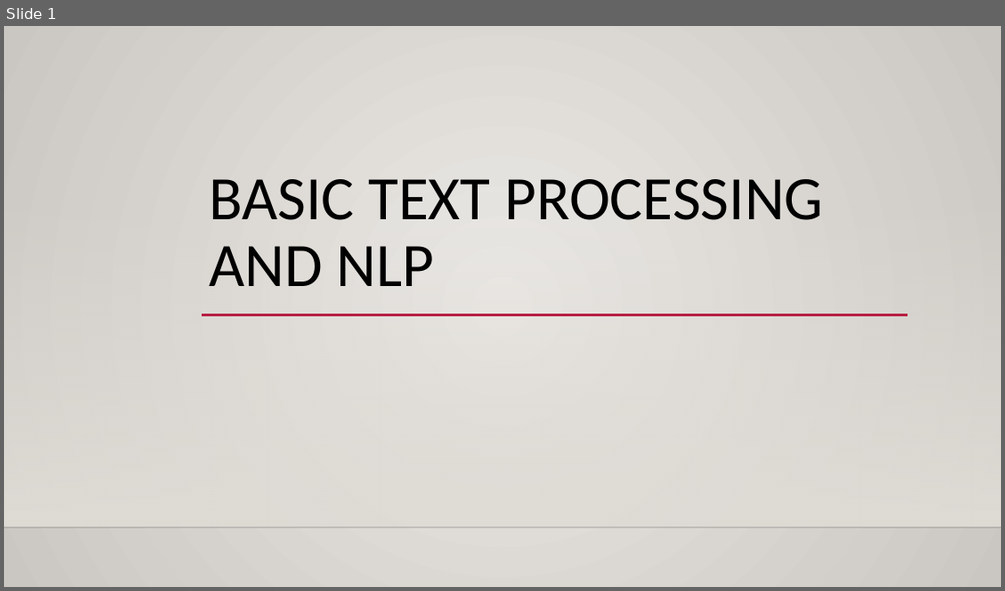
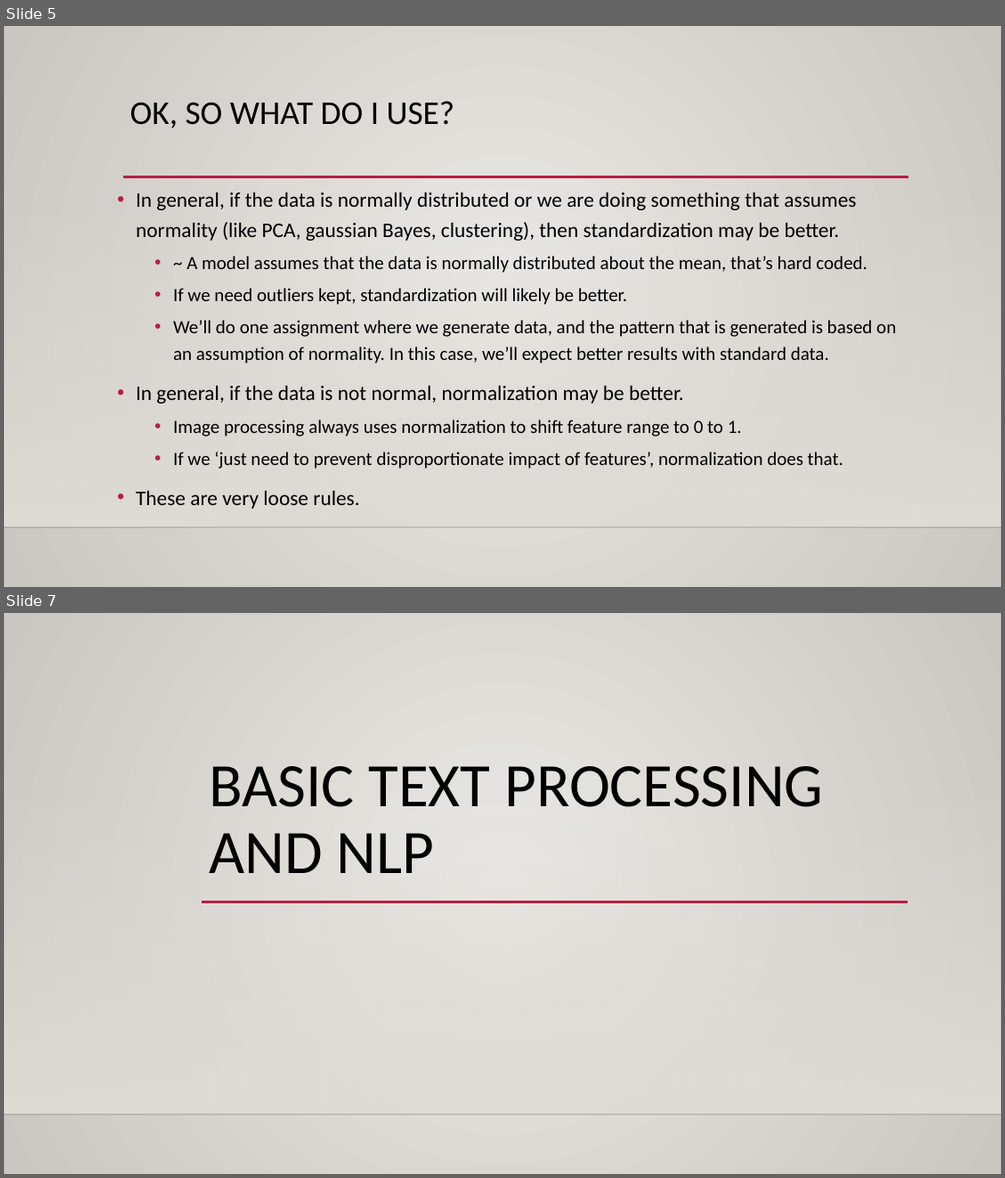
Before and after one commit to glennybarnes/Intro_to_Machine_Learning_Students, a slide deck: reference_content/Slides/NLP_Basics.pptx. Shown one above the other, each under a label of ours: slide 1 before the commit, slides 5 and 7 after it; the slides between them are not shown. The pictures are 1005x591 and 1005x1178 pixels, drawn with LibreOffice and Linux fonts; fonts in the diff are those of the drawing; background and template pictures are left out. Boxes give left, top, right and bottom in pixels: in the first picture for what was removed or moved away, otherwise in the second. Text is boxed around its words. In the diff, an @@ line names an element or a change of style, - is before the commit and + after.

```diff
--- a/reference_content/Slides/NLP_Basics.pptx
+++ b/reference_content/Slides/NLP_Basics.pptx
@@ slide 5 added at (4, 26, 1001, 587), background gradient #ECEAE7 to #CAC7C1; not listed: 2 template elements that a slide beside it also shows @@
@@ title added at (130, 101, 455, 128), 32 pt, text #000000 @@
+OK, SO WHAT DO I USE?
@@ line added from (123, 177) to (909, 177), #B71E42 2.5 pt @@
@@ text added at (136, 192, 896, 508), 18 pt, text #000000 @@
+• In general, if the data is normally distributed or we are doing something that assumes normality (like PCA, gaussian Bayes, clustering), then standardization may be better.
+  • ~ A model assumes that the data is normally distributed about the mean, that’s hard coded.
+  • If we need outliers kept, standardization will likely be better.
+  • We’ll do one assignment where we generate data, and the pattern that is generated is based on an assumption of normality. In this case, we’ll expect better results with standard data.
+• In general, if the data is not normal, normalization may be better.
+  • Image processing always uses normalization to shift feature range to 0 to 1.
+  • If we ‘just need to prevent disproportionate impact of features’, normalization does that.
+• These are very loose rules.
@@ what was slide 1 is now slide 7 @@
```
Also in this commit, not shown: 4 slides changed, 18 other slides added, 5 other files.
